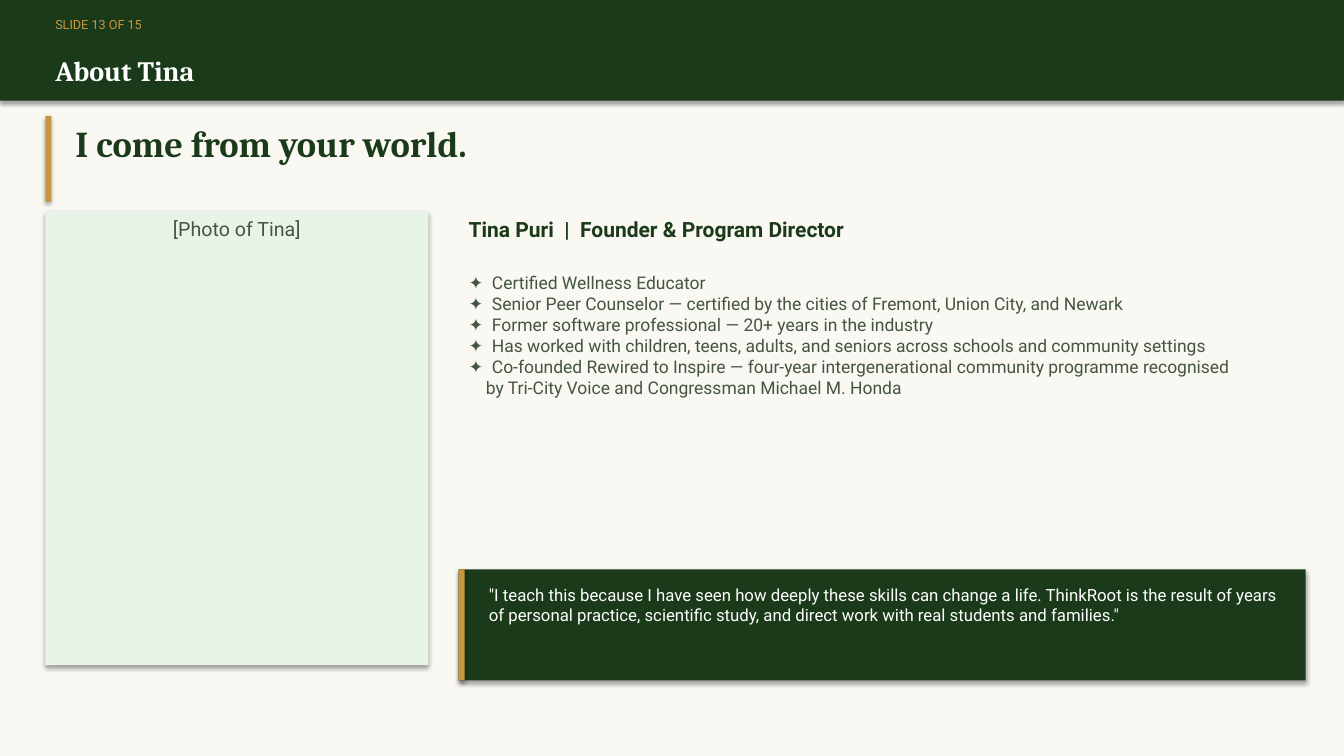
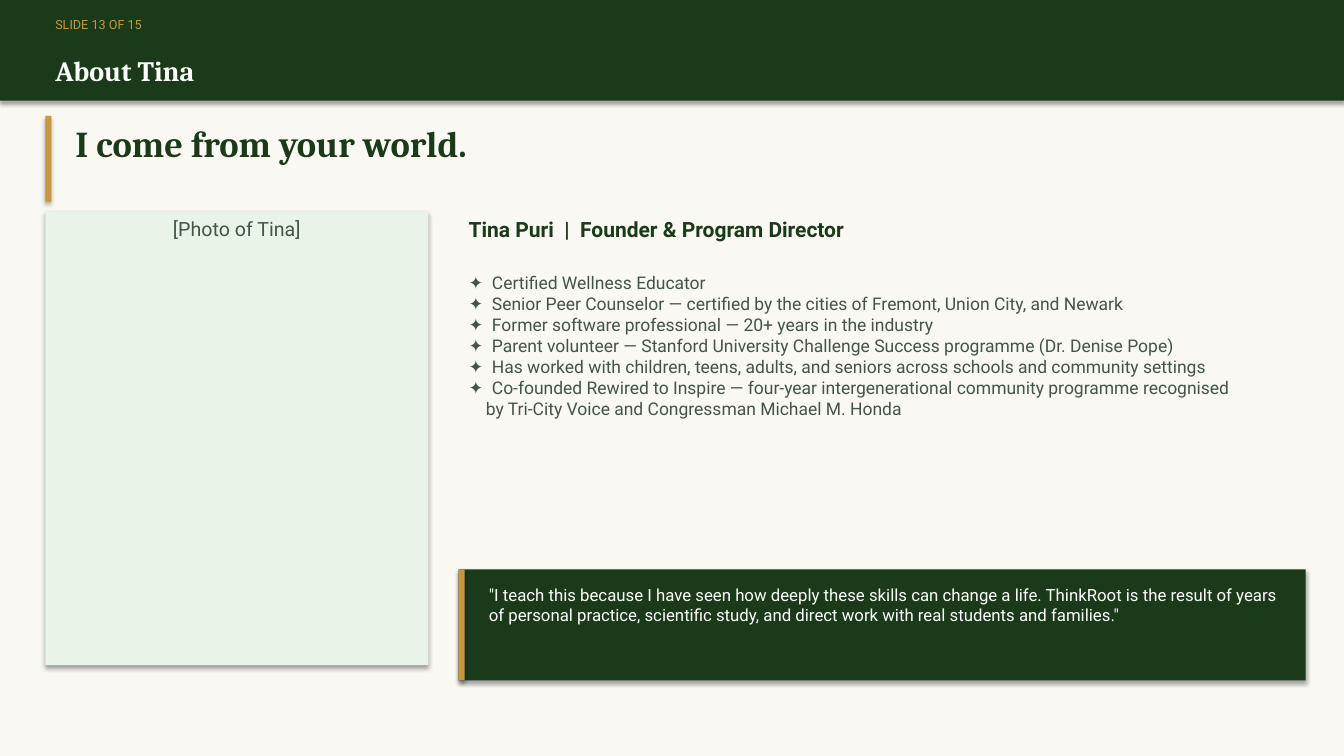
Before and after one commit to vjra17/thinkroot-site, a slide deck: slide 13 of launch-assets/presentation-2026-04-27.pptx. Drawn at 1344x756 pixels with LibreOffice and Linux fonts; fonts in the diff are those of the drawing. Boxes give left, top, right and bottom in pixels: in the first picture for what was removed or moved away, otherwise in the second. Text is boxed around its words. In the diff, an @@ line names an element or a change of style, - is before the commit and + after.

```diff
--- a/launch-assets/presentation-2026-04-27.pptx
+++ b/launch-assets/presentation-2026-04-27.pptx
@@ text at (x1=492, y1=338, x2=1173, y2=356): paragraph added @@
+✦ Parent volunteer — Stanford University Challenge Success programme (Dr. Denise Pope)
```
Also in this commit, not shown: 1 other slide changed, 1 other file.
